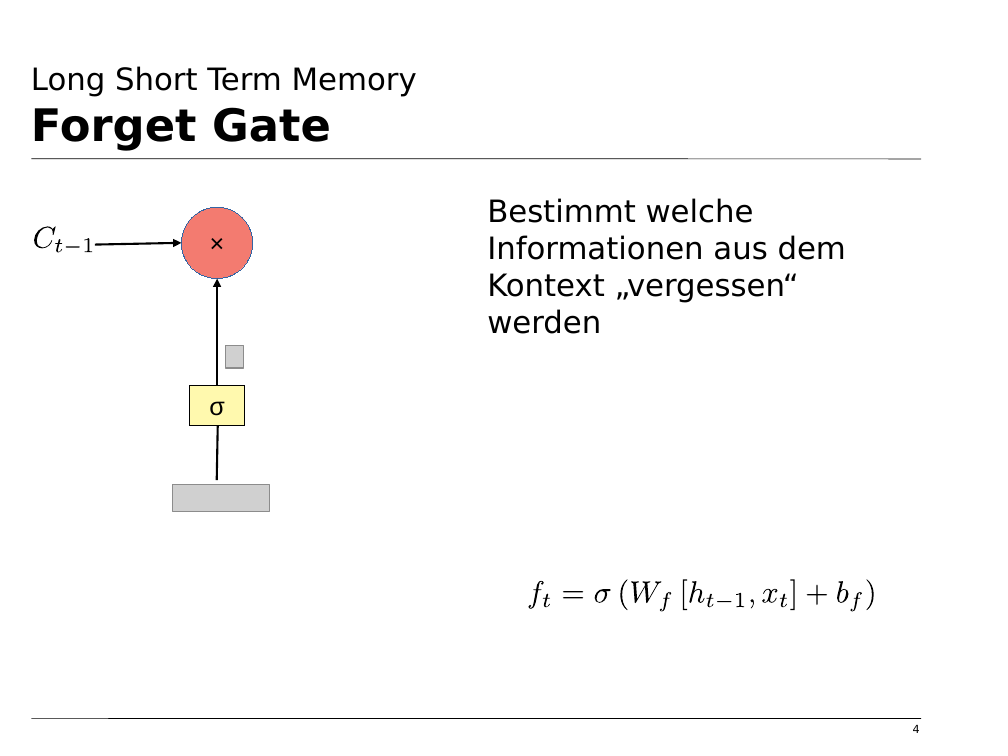
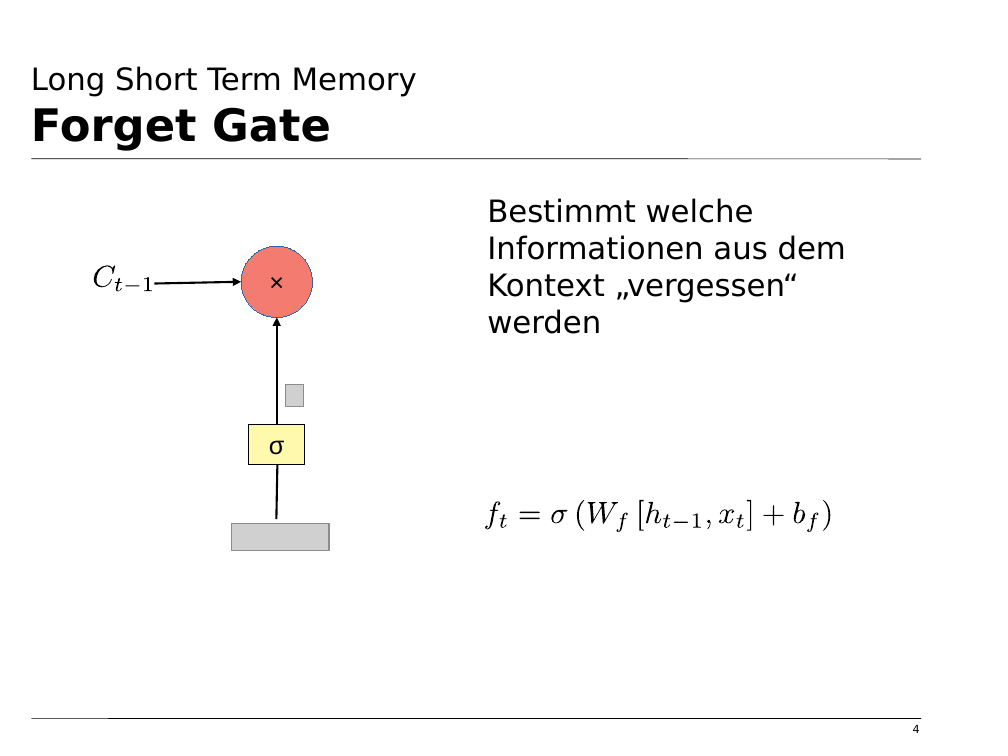
Before and after one commit to tfassbender/deep_learning_team_rnn, a slide deck: slide 4 of vorlesung/vorlesung_rnn_lstm_malte.odp. Drawn at 1008x756 pixels with LibreOffice and Linux fonts; fonts in the diff are those of the drawing; grey boxes stand for pictures; background and template pictures are left out. Boxes give left, top, right and bottom in pixels: in the first picture for what was removed or moved away, otherwise in the second. Text is boxed around its words. In the diff, an @@ line names an element or a change of style, - is before the commit and + after.

```diff
--- a/vorlesung/vorlesung_rnn_lstm_malte.odp
+++ b/vorlesung/vorlesung_rnn_lstm_malte.odp
@@ 5 freeform shapes, 2 pictures, 1 rectangle, 1 ellipse, 1 line, 1 arrow, 1 elbow arrow: place and size @@
-5 freeform shapes, 2 pictures, 1 rectangle, 1 ellipse, 1 line, 1 arrow, 1 elbow arrow at [32, 207, 269, 511]
+5 freeform shapes, 2 pictures, 1 rectangle, 1 ellipse, 1 line, 1 arrow, 1 elbow arrow at [93, 246, 329, 550]
@@ 21 freeform shapes: place and size @@
-21 freeform shapes at [527, 580, 877, 612]
+21 freeform shapes at [484, 500, 834, 532]
```
Also in this commit, not shown: 9 other slides changed.
